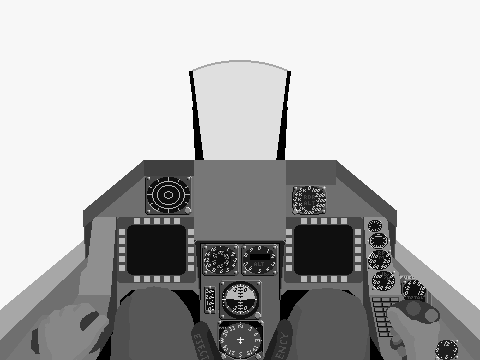
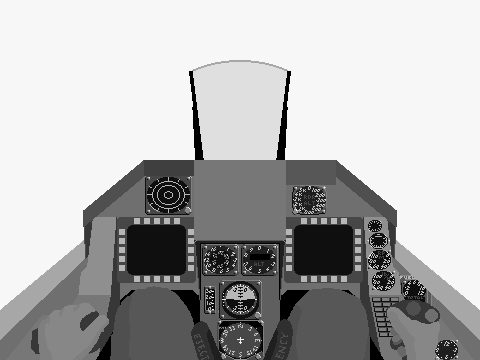
Layer changes from the first 480x360 image to the second:
painted on "F16_Frame" over (117, 281, 363, 309)
